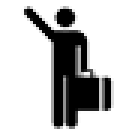
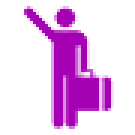
Layered file, before and after one edit (135x135). Changes by layer:
pixels changed over [21, 6, 114, 129] (layer not identified)
